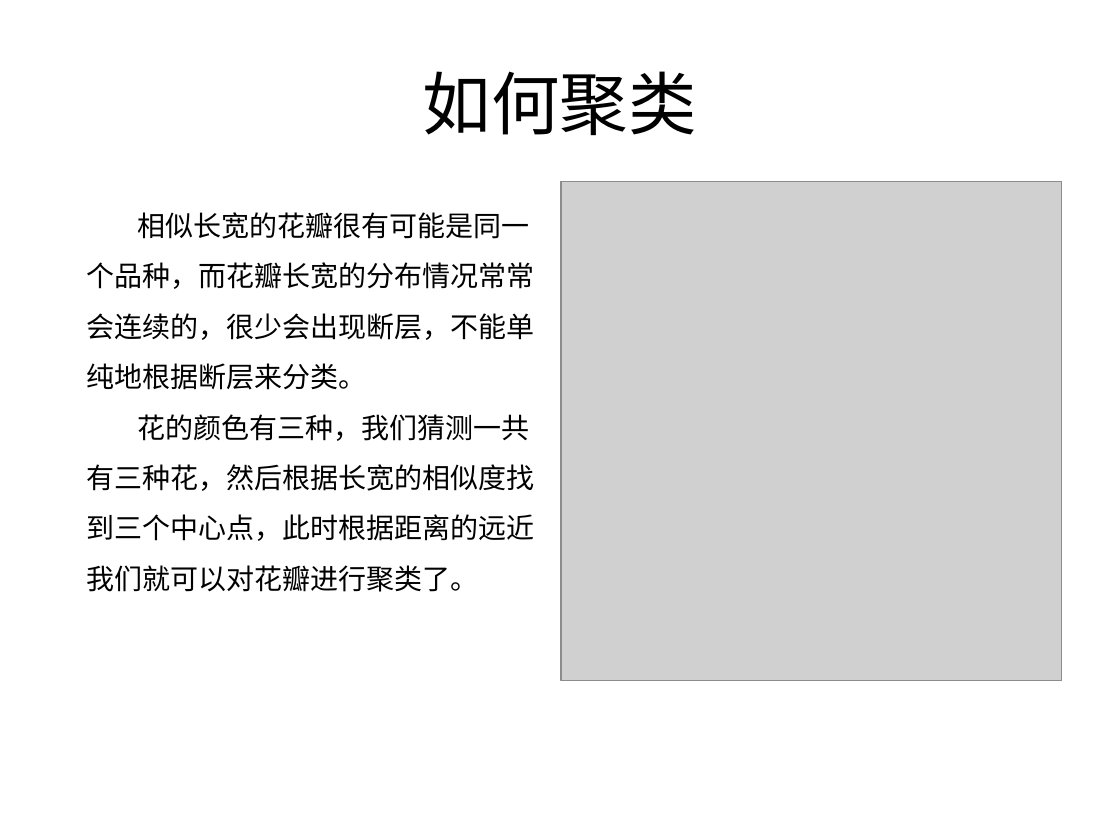
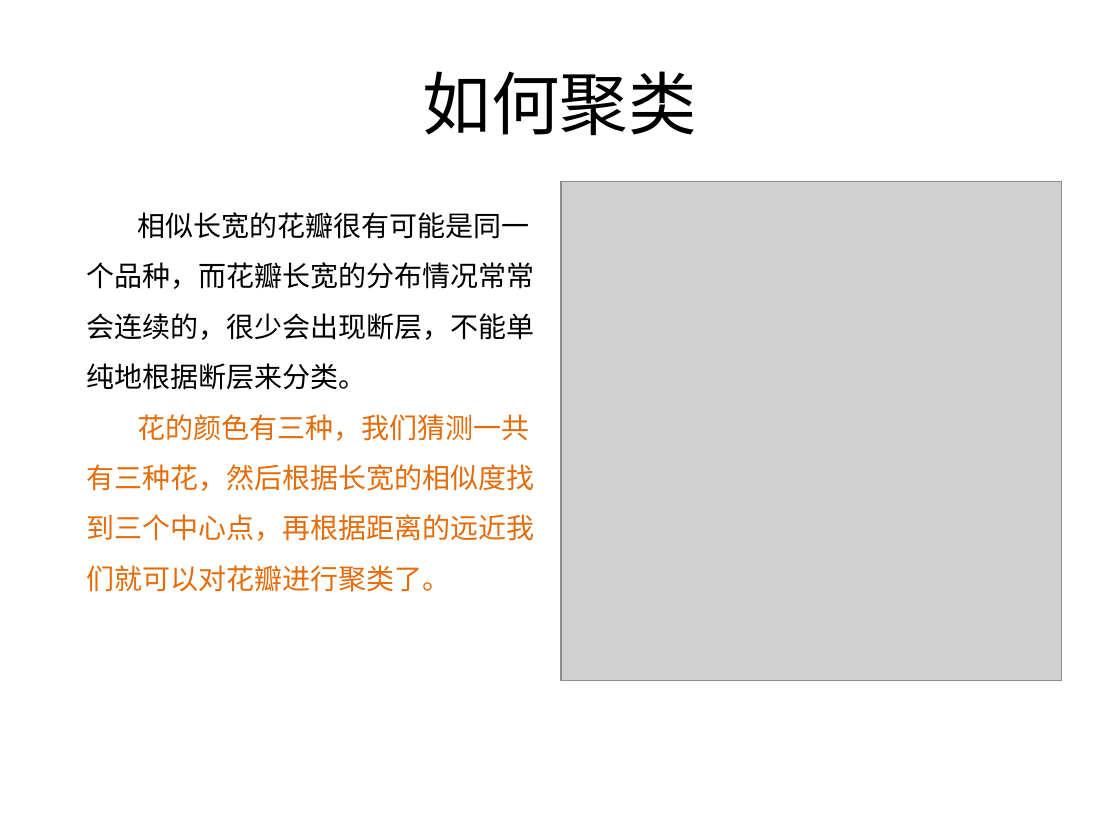
Before and after one commit to BattalionCommander/Python, a slide deck: slide 16 of cls_23聚类算法.pptx. Drawn at 1120x840 pixels with LibreOffice and Linux fonts; fonts in the diff are those of the drawing; grey boxes stand for pictures; background and template pictures are left out. Boxes give left, top, right and bottom in pixels: in the first picture for what was removed or moved away, otherwise in the second. Text is boxed around its words. In the diff, an @@ line names an element or a change of style, - is before the commit and + after.

```diff
--- a/cls_23聚类算法.pptx
+++ b/cls_23聚类算法.pptx
@@ text at (x1=87, y1=414, x2=535, y2=592): text changed; text colour #000000 to #E46C0A @@
-花的颜色有三种，我们猜测一共有三种花，然后根据长宽的相似度找到三个中心点，此时根据距离的远近我们就可以对花瓣进行聚类了。
+花的颜色有三种，我们猜测一共有三种花，然后根据长宽的相似度找到三个中心点，再根据距离的远近我们就可以对花瓣进行聚类了。
```
Also in this commit, not shown: 7 other slides changed.
